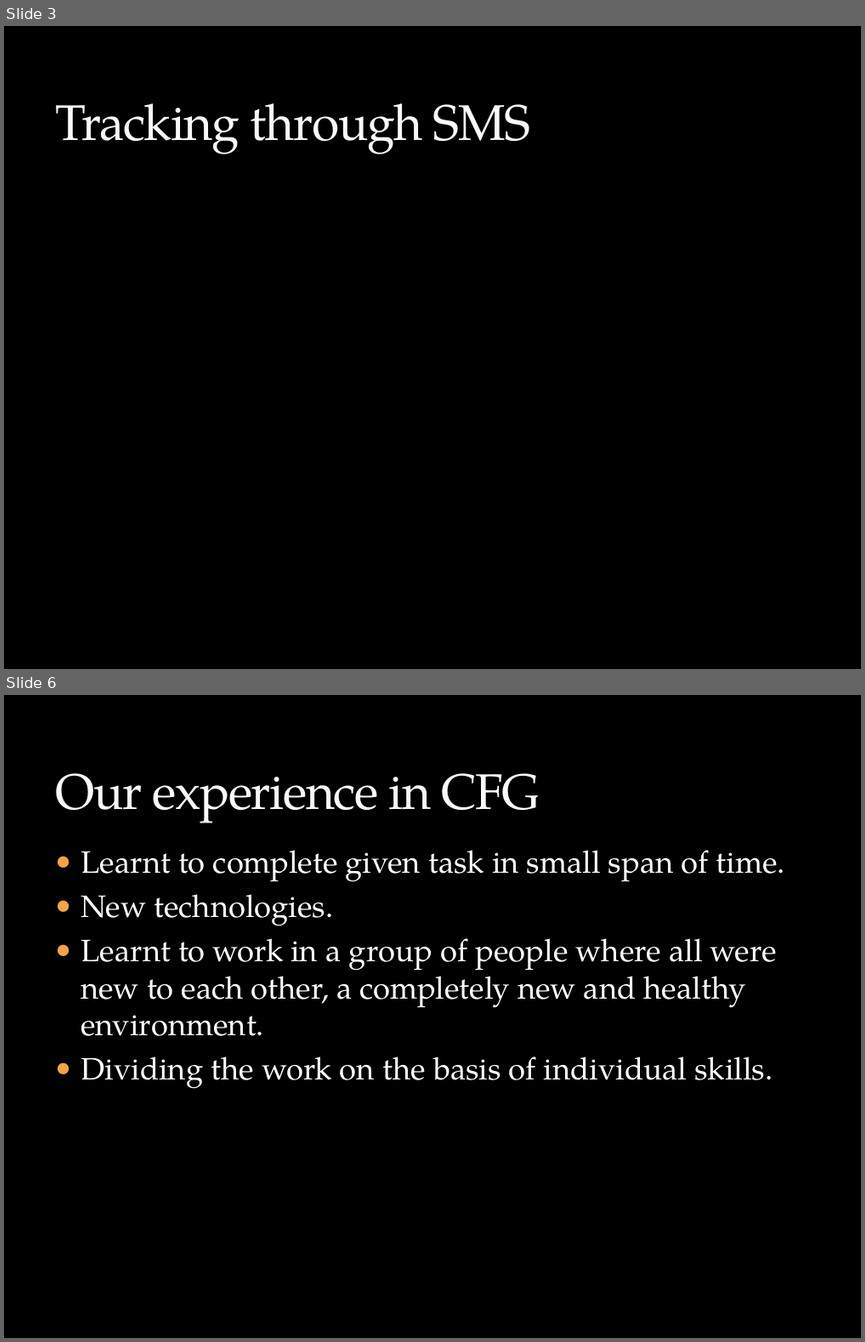
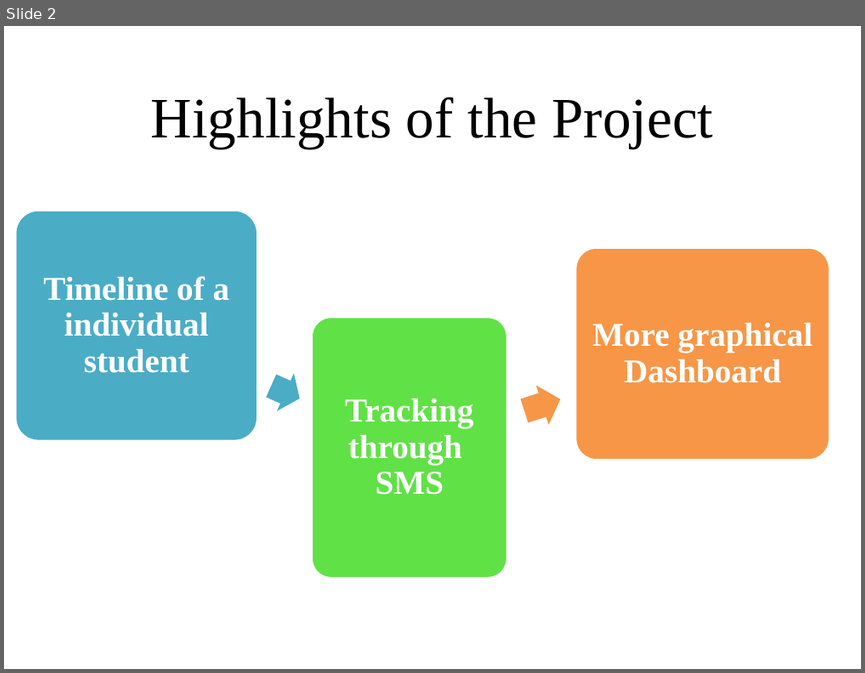
Before and after one commit to Mumbai2016/team-4, a slide deck: Team_4.pptx. Shown one above the other, each under a label of ours: slides 3 and 6 before the commit, slide 2 after it; the slides between them are not shown. The pictures are 865x1342 and 865x673 pixels, drawn with LibreOffice and Linux fonts; fonts in the diff are those of the drawing; background and template pictures are left out. Boxes give left, top, right and bottom in pixels: in the first picture for what was removed or moved away, otherwise in the second. Text is boxed around its words. In the diff, an @@ line names an element or a change of style, - is before the commit and + after.

```diff
--- a/Team_4.pptx
+++ b/Team_4.pptx
@@ slide 6 removed at [4,695,861,1338], background picture (left out) @@
@@ title removed at [55,773,540,823] @@
-Our experience in CFG
@@ text removed at [81,850,785,1089] @@
-● Learnt to complete given task in small span of time.
-● New technologies.
-● Learnt to work in a group of people where all were new to each other, a completely new and healthy environment.
-● Dividing the work on the basis of individual skills.
@@ what was slide 3 is now slide 2 @@
@@ slide 2 changed as well @@
@@ background picture (left out) to #FFFFFF @@
@@ title "Highlights of the Project" at [151,97,713,148]: vertical alignment bottom to middle @@
@@ title at [151,97,713,148]: text changed; size 42 to 48 pt; font TeX Gyre Pagella to Times New Roman; text colour #F9F9F9 to #000000 @@
-Tracking through SMS
+Highlights of the Project
@@ group added at [15,210,830,578]: 3 rounded rectangles, 3 texts, 2 right arrows @@
+Timeline of a individual student
+Tracking through SMS
+More graphical Dashboard
```
Also in this commit, not shown: 2 other slides changed, 2 slides added, 3 other slides removed, 2 other files.
